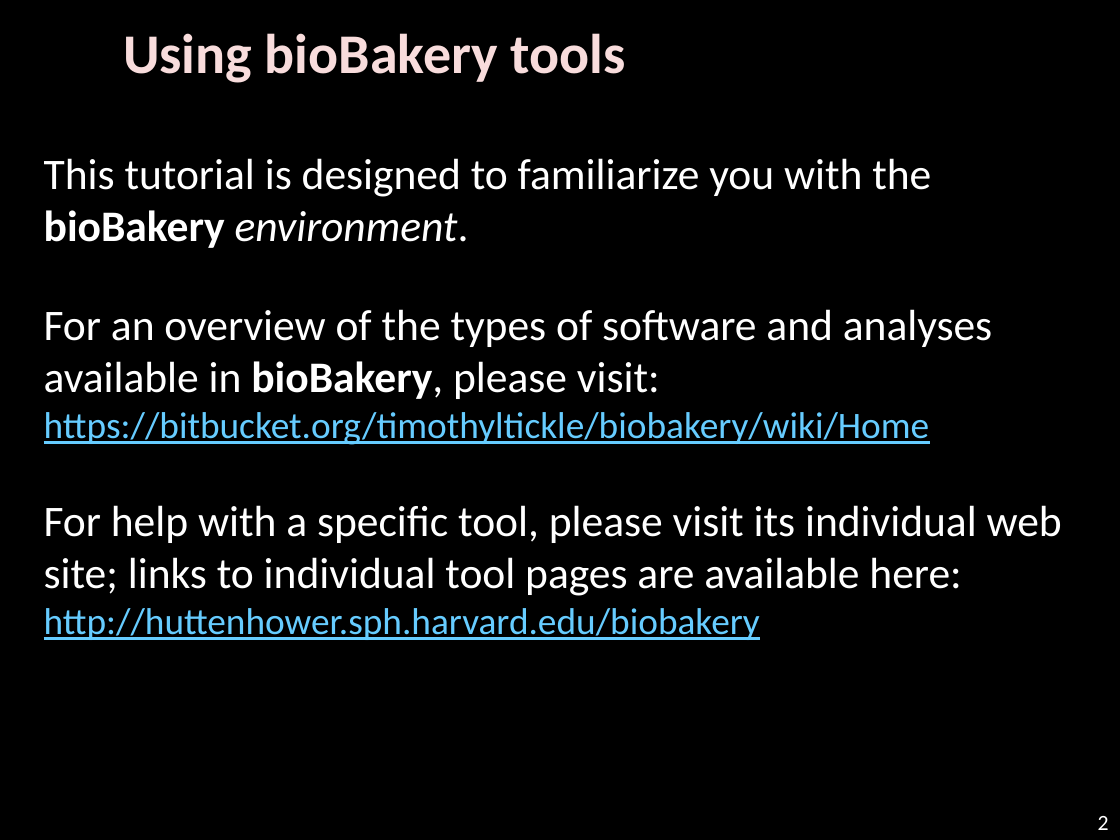
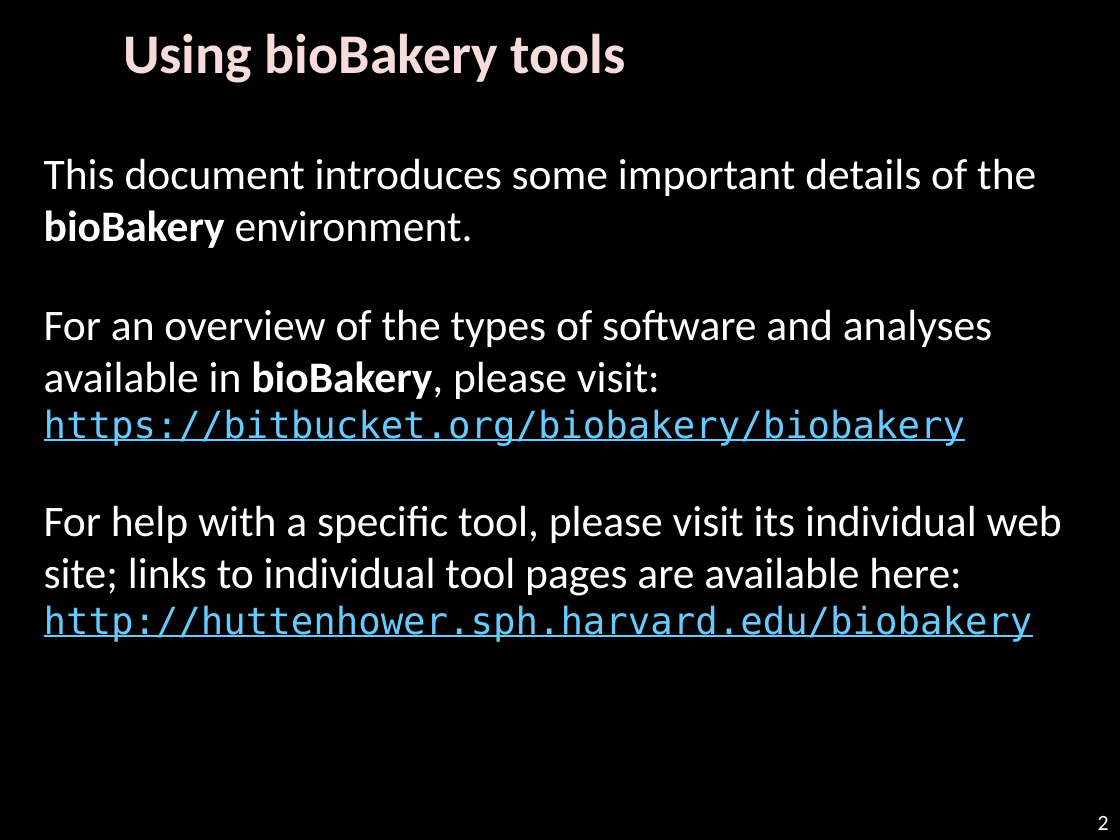
Before and after one commit to biobakery/biobakery, a slide deck: slide 2 of vagrant/biobakery-gui/WELCOME.pptx. Drawn at 1120x840 pixels with LibreOffice and Linux fonts; fonts in the diff are those of the drawing; background and template pictures are left out. Boxes give left, top, right and bottom in pixels: in the first picture for what was removed or moved away, otherwise in the second. Text is boxed around its words. In the diff, an @@ line names an element or a change of style, - is before the commit and + after.

```diff
--- a/vagrant/biobakery-gui/WELCOME.pptx
+++ b/vagrant/biobakery-gui/WELCOME.pptx
@@ text at (44, 158, 1036, 446): text changed @@
-This tutorial is designed to familiarize you with the bioBakery environment.
-For an overview of the types of software and analyses available in bioBakery, please visit:
-https://bitbucket.org/timothyltickle/biobakery/wiki/Home
+This document introduces some important details of the bioBakery environment.
+For an overview of the types of software and analyses available in bioBakery, please visit:
+https://bitbucket.org/biobakery/biobakery
@@ text at (44, 505, 1062, 642): font Calibri to DejaVu Sans Mono in "http://huttenhower.sph.harvard.edu/biobakery" @@
```
Also in this commit, not shown: 3 other slides changed, 4 slides added, 3 slides removed, 1 other file.
